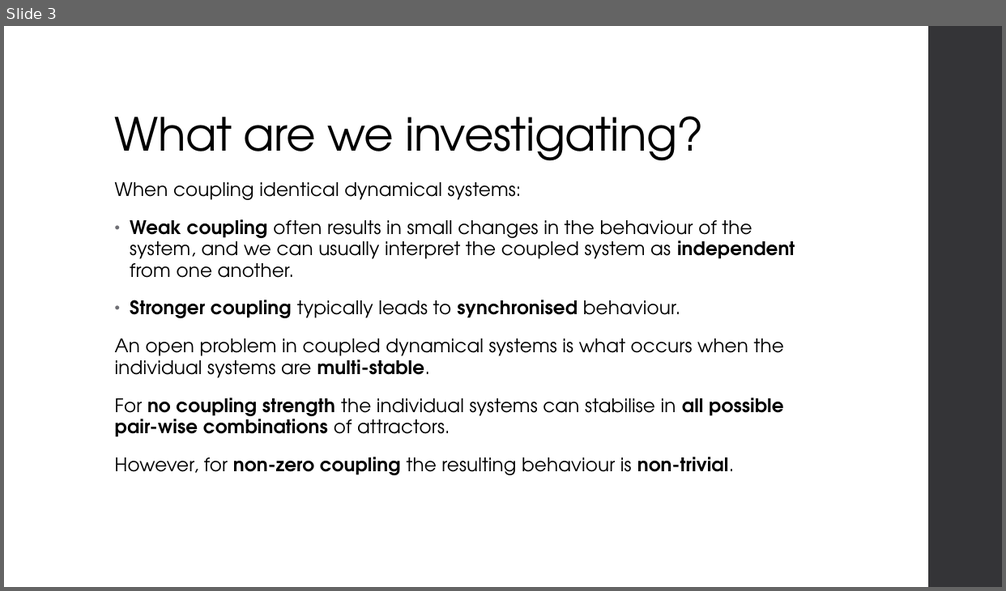
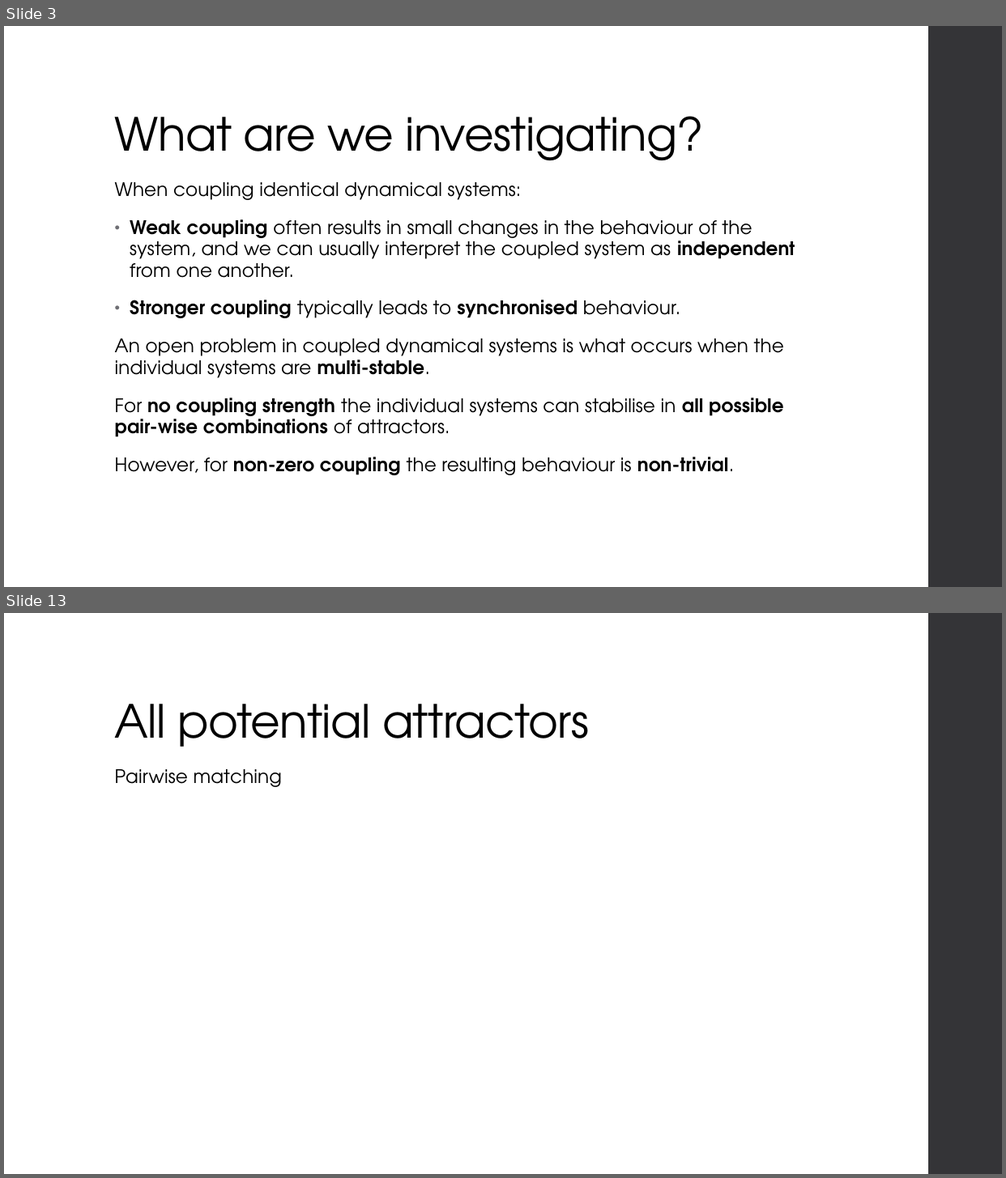
Before and after one commit to JonasEBrown/University, a slide deck: EPSRC Internship/October Presentation.pptx. Shown one above the other, each under a label of ours: slide 3 before the commit, slides 3 and 13 after it; the slides between them are not shown. The pictures are 1006x591 and 1006x1178 pixels, drawn with LibreOffice and Linux fonts; fonts in the diff are those of the drawing. Boxes give left, top, right and bottom in pixels: in the first picture for what was removed or moved away, otherwise in the second. Text is boxed around its words. In the diff, an @@ line names an element or a change of style, - is before the commit and + after.

```diff
--- a/EPSRC Internship/October Presentation.pptx
+++ b/EPSRC Internship/October Presentation.pptx
@@ slide 13 added at box(4, 613, 1002, 1174), background #FFFFFF; not listed: 1 template element that a slide beside it also shows @@
@@ title added at box(115, 704, 590, 747), 44 pt, text #000000 @@
+All potential attractors
@@ text added at box(115, 769, 282, 787), 18 pt, text #000000 @@
+Pairwise matching
```
Also in this commit, not shown: 8 slides changed, 4 other slides added, 3 other files.
